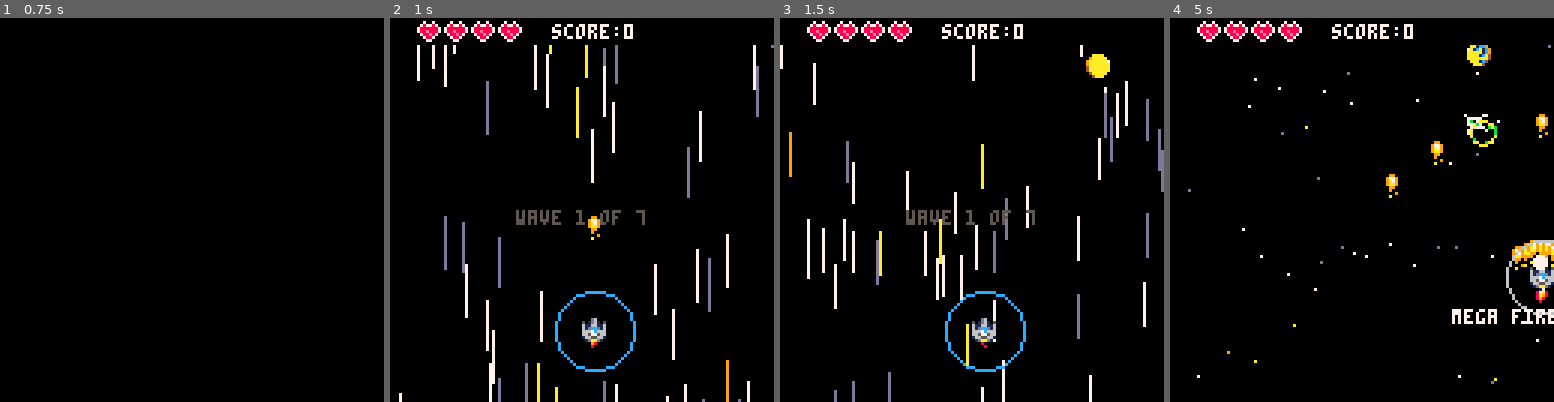
Above: before the commit, frames 1-4 (left to right).
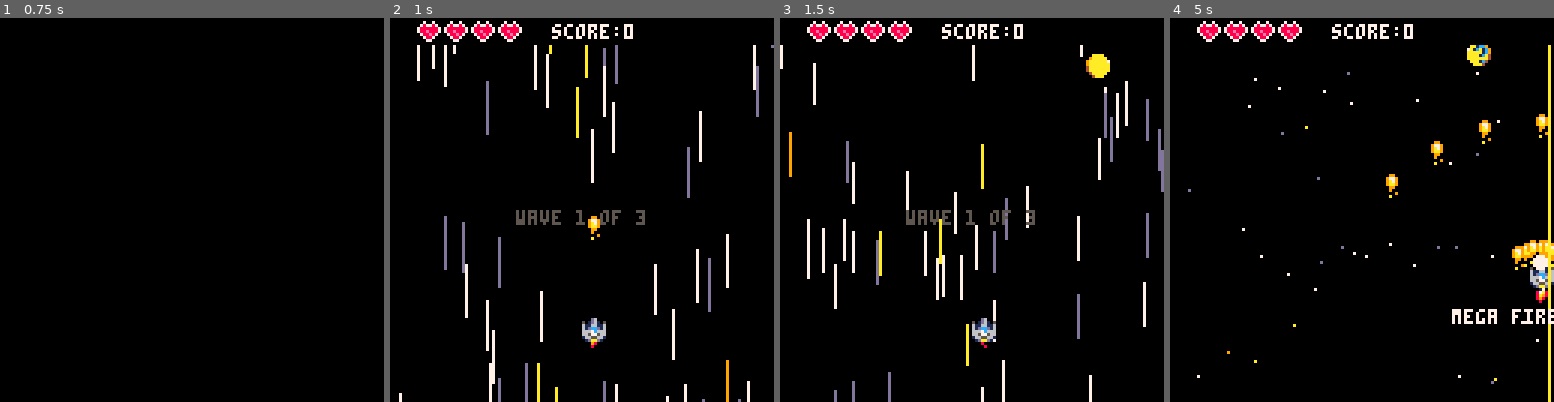
Above: after the commit, the same moments.

Repository: eduszesz/shmup
Game: PICO-8 cartridge myshmup.p8
Same seed, same stepped clock (60 frames per second), same inputs: the game is played once before the commit and once after it.
Inputs:
- Up to frame 1 (0.75 s): tap X (X key) at 0.33 s; tap O (Z key) at 0.7 s
- Up to frame 2 (1 s): no input
- Up to frame 3 (1.5 s): tap X (X key) at 1.07 s
- Up to frame 4 (5 s): hold Right 1.6-2.1 s; tap O (Z key) every 0.4 s from 1.7 to 4.9 s; tap X (X key) at 1.85, 2.97, 4.08 s; hold Up 2.15-2.42 s; hold Right 2.47-3.03 s; hold Left 3.08-3.58 s; hold Down 3.63-3.97 s; hold Right 4.02-4.68 s; hold Up from 4.73 s (still down)

Frame 1 is identical in both runs. In frame 2, 0.5% of the frame differs, in the area x 42-66%, y 51-93%; in frame 3, 0.5%; in frame 4, 1.3%, in the area x 76-100%, y 7-100%.

Commit message:
testing level implementation

Diff:
--- a/myshmup.p8
+++ b/myshmup.p8
@@ -9,7 +9,7 @@
 	wtimer=90 --wave timer
 	dtimer=30 --ship death timer
 	cwave=1
-	lwave=7
+	lwave=3
 	debug=""
 	state="start"
 	score=0
@@ -25,7 +25,7 @@
 		h=4,
 		imm=false,
 		age=0,
-		sh=true, --shield
+		sh=false, --shield
 		sr=10, --shield radius
 		box={x1=0,y1=0,x2=7,y2=7}}
 
@@ -41,7 +41,8 @@
 						y=-10,
 						sy=1,
 						age=0,
-						t=150,
+						t=0,
+						typ=nil,
 						imm=false,
 						box={x1=0,y1=0,x2=7,y2=7}}
 	stars={}
@@ -152,14 +153,21 @@
 	upbullets()
 
 	upe_bullets()
-
-	upenemies()
+	if state=="game" then
+		upenemies()
+	end
 
 	upplayer()
 
 	immortal(ship,45)
 
 	dofloats()
+
+	checkwave()
+	if state=="wave" then
+		mkwave()
+	end
+	checkwin()
 end
 
 function update_over()
@@ -176,6 +184,7 @@
 		cl=5
 	end
 	drstars()
+	cprint("untitle space game",64,32,11)
 	cprint("press x/❎ to start",63,64,1)
 	cprint("press x/❎ to start",63,65,1)
 	cprint("press x/❎ to start",64,64,cl)
@@ -269,7 +278,7 @@
 	for b in all(bullets) do
 		b.x+=b.sx
 		b.y+=b.sy
-		if b.y<-10 then
+		if b.y<0 then
 			del(bullets,b)
 		end
 	end
@@ -338,6 +347,10 @@
 end
 
 function upenemies()
+	local picke=rnd(enemies)
+	if t%90==0 and picke.md=="wait" then
+		picke.md="fly"
+	end
 	for e in all(enemies) do
 		if e.md=="fly" then
 			e.y+=(e.tgy-e.y)/4
@@ -352,10 +365,10 @@
 				del(enemies,e)
 			end
 
-			if t%30==0 then
-				if rnd()>0.5 then
-				--e.imm=true
-				--	ene_fire(e,1,2)
+			if t%60==0 then
+				if rnd()>0.8 then
+					e.imm=true
+					ene_fire(e,1,2)
 				end
 			end
 
@@ -435,7 +448,7 @@
 			end
 
 			if e.y>128 then
-				e.y=0
+				e.y=-100
 				e.tgy=15
 				e.md="fly"
 			end
@@ -575,7 +588,7 @@
 	end
 	ftimer-=1
 	if btnp(5) and state=="game" then
-		mkenemy()
+		--mkenemy()
 	end
 	if ship.h<=0 then
 		state="died"
@@ -686,15 +699,15 @@
  return true
 end
 
-function mkenemy()
-	local typ=rnd(e_types)
-	local tgx=rnd(100)+10
-	local tgy=30
+function mkenemy(_typ,_tgx,_tgy)
+	local typ=_typ --rnd(e_typestg)
+	local tgx=_tgx --rnd(100)+10
+	local tgy=_tgy
 	local e={
 								sp=typ,
 								typ=typ,
 								x=tgx,
-								y=-10,
+								y=-100,
 								sx=0,
 								sy=0.5,
 								h=5,
@@ -706,7 +719,7 @@
 								flp=false,
 								ani=3,
 								f=rnd(), --phase
-								md="fly",
+								md="wait",
 								tgx=tgx,
 								tgy=tgy,
 								box={x1=0,y1=0,x2=7,y2=7}}
@@ -922,6 +935,7 @@
 			if txt=="1 up!" then
 				if ship.h<4 then
 					ship.h+=1
+					bonus.t=0
 				else
 					txt="triple fire"
 				end
@@ -935,6 +949,7 @@
 			if txt=="mega fire" then
 				firetyp=6
 			end
+			bonus.typ=txt
 			addfloat(txt, ship.x+4, ship.y,7)
 		end
 	end
@@ -952,8 +967,61 @@
 		if bonus.sp>(bonus.spi+3) then
 			bonus.sp=bonus.spi
 		end
-
+	if bonus.typ!="shield on" then
+		line(126,128,126,128-(bonus.t),10)
+	end
 	spr(bonus.sp,bonus.x,bonus.y)
+end
+
+function checkwave()
+	if state=="game" then
+		if #enemies==0 then
+			cwave+=1
+			state="wave"
+		end
+	end
+end
+
+function mkwave()
+	if cwave==1 then
+		local lvl={{8,12,16,20,24},
+												{28,8,8,8,8}}
+		local size=#lvl[1]*#lvl
+		placeenemies(lvl,size)
+	end
+
+	if cwave==2 then
+		local lvl={{8,8,8,8,8},
+												{12,12,12,12,12},
+												{8,8,8,8,8}}
+		local size=#lvl[1]*#lvl
+		placeenemies(lvl,size)
+	end
+
+	if cwave==3 then
+		local lvl={{8,8,8,8,8},
+												{8,12,16,12,8}}
+		local size=#lvl[1]*#lvl
+		placeenemies(lvl,size)
+	end
+end
+
+function placeenemies(_lvl,size)
+	local lvl=_lvl
+	for i=1,#lvl[1] do
+			for j=1, #lvl do
+				if #enemies<size then
+					mkenemy(lvl[j][i],i*22,15)
+				end
+			end
+		end
+end
+
+function checkwin()
+	if cwave>lwave then
+		win=true
+		state="over"
+	end
 end
 
 function drcollbox(_o)
